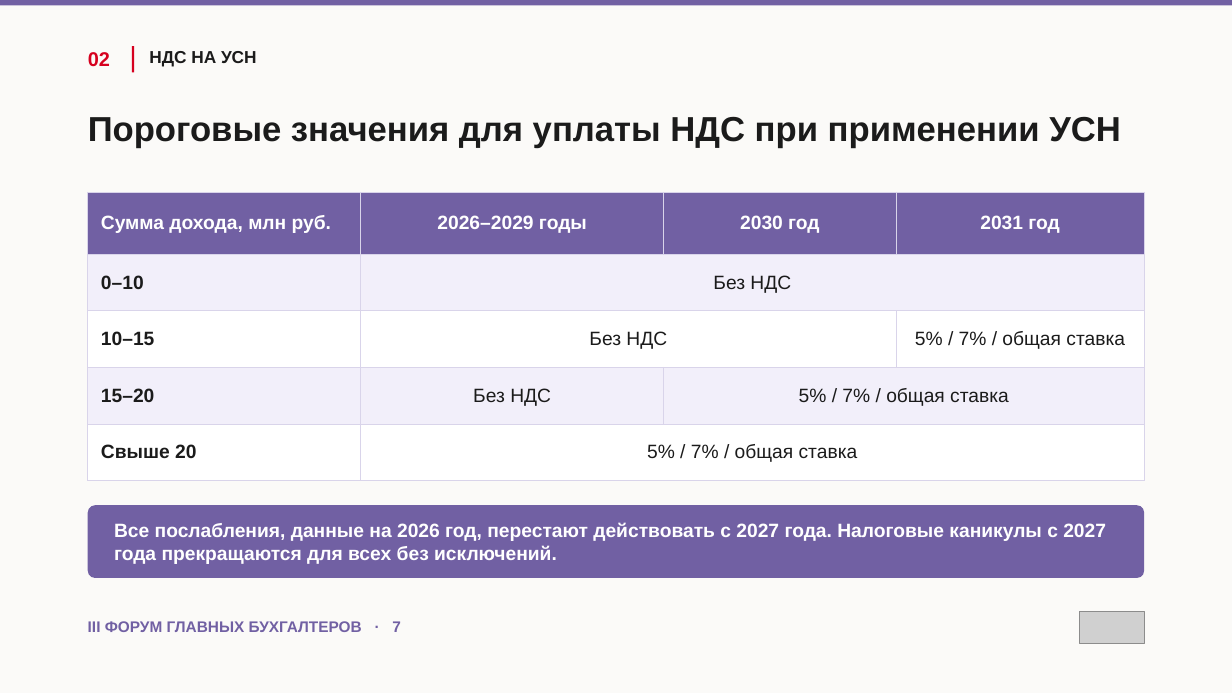
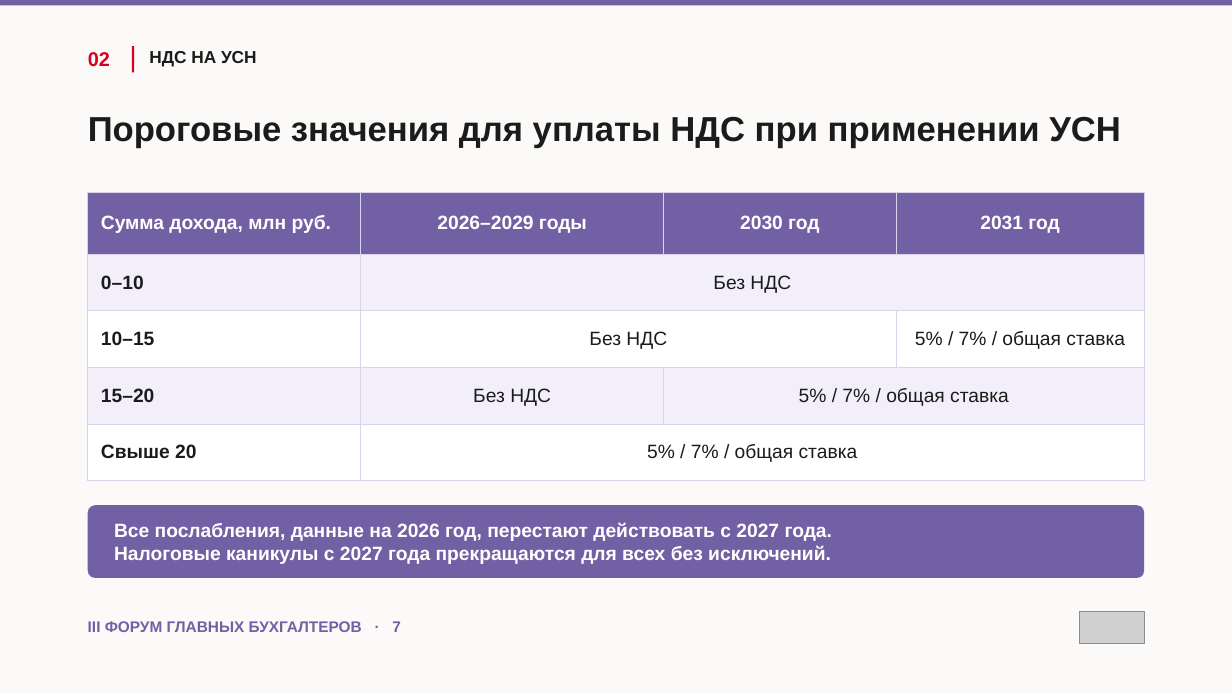
Before and after one commit to fagencymarketing-coder/design-system, a slide deck: slide 7 of conference-skazbuh/presentations/Пушкина_Екатерина_Сказочная_бухгалтерия.pptx. Drawn at 1232x693 pixels with LibreOffice and Linux fonts; fonts in the diff are those of the drawing; grey boxes stand for pictures. Boxes give left, top, right and bottom in pixels: in the first picture for what was removed or moved away, otherwise in the second. Text is boxed around its words. In the diff, an @@ line names an element or a change of style, - is before the commit and + after.

```diff
--- a/conference-skazbuh/presentations/Пушкина_Екатерина_Сказочная_бухгалтерия.pptx
+++ b/conference-skazbuh/presentations/Пушкина_Екатерина_Сказочная_бухгалтерия.pptx
@@ text at (114, 522, 832, 564): text changed @@
-Все послабления, данные на 2026 год, перестают действовать с 2027 года. Налоговые каникулы с 2027 года прекращаются для всех без исключений.
+Все послабления, данные на 2026 год, перестают действовать с 2027 года.
+Налоговые каникулы с 2027 года прекращаются для всех без исключений.
```
Also in this commit, not shown: 6 other slides changed.
